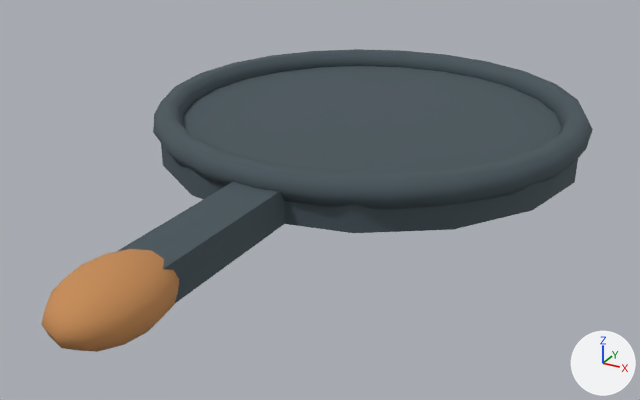
An edit to the glTF model assets/props/pan.glb, drawn before and after from the same camera.
Camera for both pictures: a 50 mm lens placed at (1.4, -2.95, 1.21), pointed at (0.04, -0.47, -0.03). Lighting does not change. The marker at lower right points along +X, +Y and +Z. The picture after the commit comes second. Where no turn or scale is listed for an object, it has been applied to the vertices. Vertices at exactly the same position are counted once.
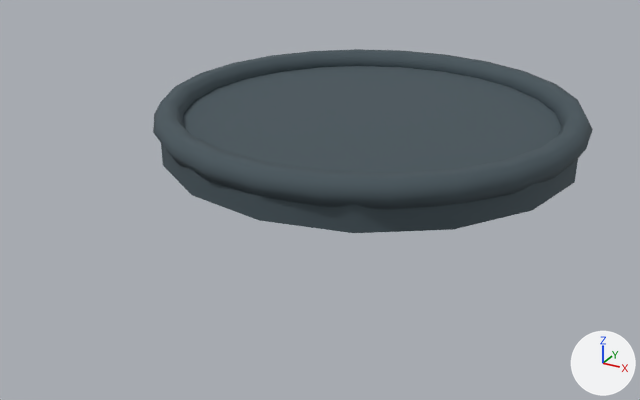
Pixel boxes (x1, y1, x2, y2) of what changed, in the pictures (640 x 400 px):
'Mesh_0', reshaped
    before: (116, 49, 593, 303)
    after: (153, 49, 593, 233)
'Mesh_1', deleted (orange)
    before: (41, 249, 179, 352)
part 1 of me_mesh_0, deleted
    before: (116, 181, 285, 303)

Diff of the bpy script that builds the scene:
```diff
--- a/assets/props/pan.glb.py
+++ b/assets/props/pan.glb.py
@@ me_mesh_0 @@
 # used by ob_mesh_0; location = (0.0, 0.0, 0.0)
-me_mesh_0.from_pydata(...)  # 195 vertices, 364 faces; spans x -0.82..0.82, y -1.5..0.82, z 0.02..0.2
+me_mesh_0.from_pydata(...)  # 187 vertices, 352 faces; spans x -0.82..0.82, y -0.82..0.82, z 0.02..0.2
+# me_mesh_0 part 1: the loose piece of 8 vertices spanning x -0.09..0.09, y -1.5..-0.7, z 0.02..0.14 is deleted
 me_mesh_0.materials.append(mat_material_0)
@@ ob_mesh_1 @@
-ob_mesh_1 = bpy.data.objects.new('Mesh_1', me_mesh_1)
-ob_mesh_1.location = (0.0, 0.0, 0.0)
```
